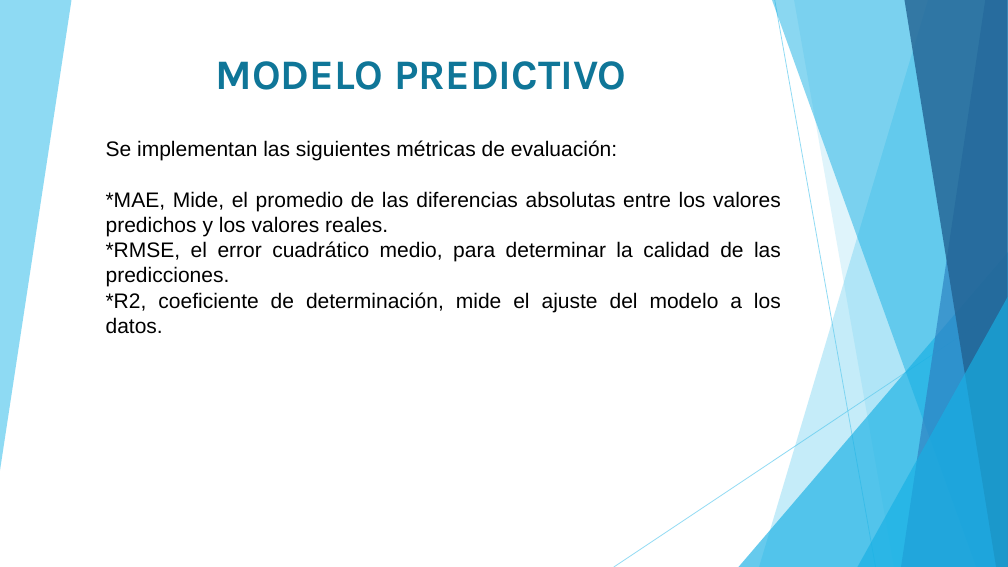
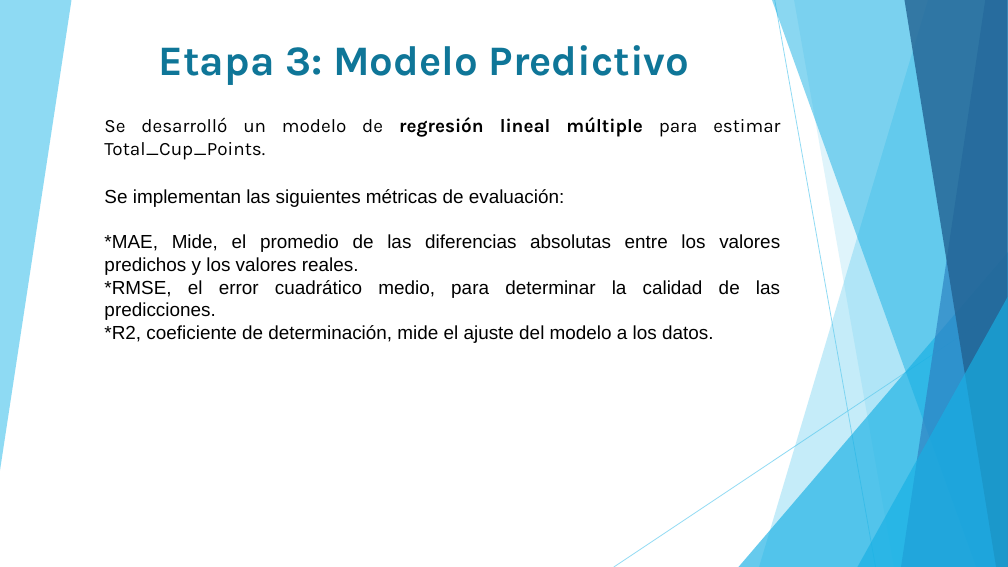
Before and after one commit to Lau21-del/calidad-cafe-ciencia-datos, a slide deck: slide 6 of PryFinal-PresDataXperiencie.pptx (slide 4 before the commit). Drawn at 1008x567 pixels with LibreOffice and Linux fonts; fonts in the diff are those of the drawing. Boxes give left, top, right and bottom in pixels: in the first picture for what was removed or moved away, otherwise in the second. Text is boxed around its words. In the diff, an @@ line names an element or a change of style, - is before the commit and + after.

```diff
--- a/PryFinal-PresDataXperiencie.pptx
+++ b/PryFinal-PresDataXperiencie.pptx
@@ text at (159,45,690,85): text changed @@
-MODELO PREDICTIVO
+Etapa 3: Modelo Predictivo
@@ text "Se desarrolló un modelo de ...": place and size @@
-text "Se desarrolló un modelo de ..." at (106,140,781,334)
+text "Se desarrolló un modelo de ..." at (104,117,780,343)
@@ text at (104,117,780,160): paragraph added @@
+Se desarrolló un modelo de regresión lineal múltiple para estimar Total_Cup_Points.
@@ text at (104,189,780,343): size 20 to 18 pt in "Se implementan las siguientes métricas de evaluación:", "*MAE, Mide, el promedio de las diferencias ...", "*RMSE, el error cuadrático medio, para determinar ...", "*R2, coeficiente de determinación, mide el ajuste ..." @@
```
Also in this commit, not shown: 4 other slides changed, 2 slides added.
